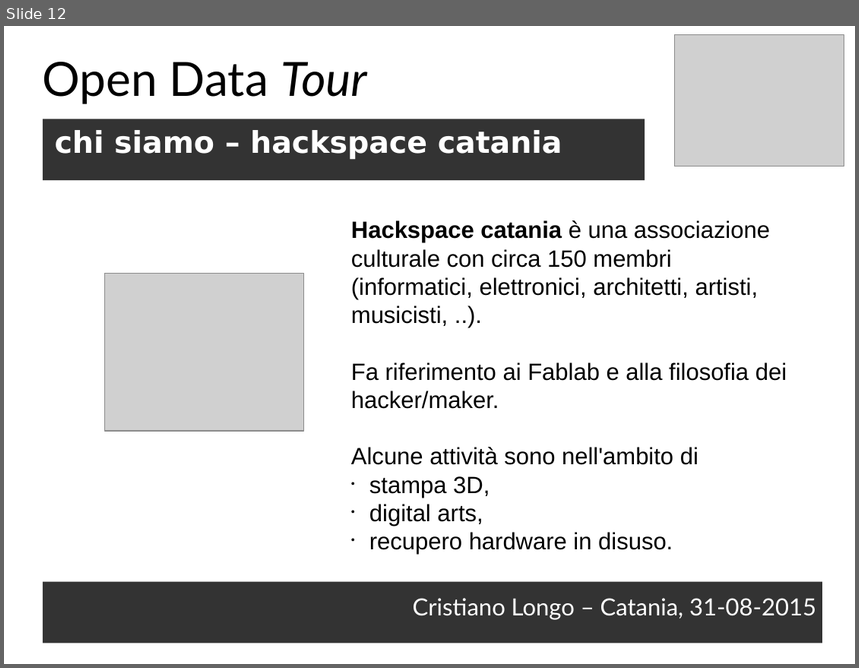
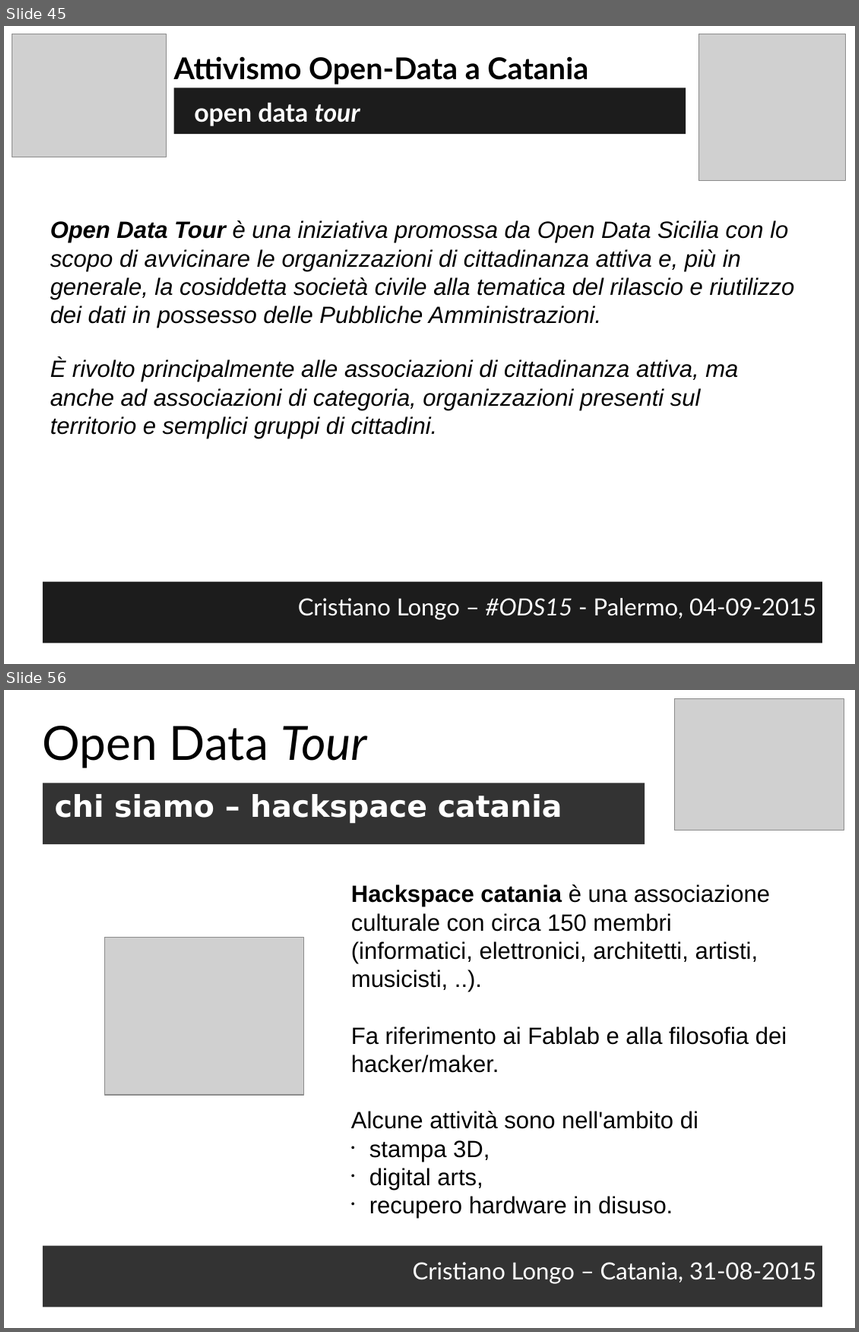
Before and after one commit to opendatahacklab/opendatahacklab.github.io, a slide deck: events/odt_ods15.odp. Shown one above the other, each under a label of ours: slide 12 before the commit, slides 45 and 56 after it; the slides between them are not shown. The pictures are 859x668 and 859x1332 pixels, drawn with LibreOffice and Linux fonts; fonts in the diff are those of the drawing; grey boxes stand for pictures. Boxes give left, top, right and bottom in pixels: in the first picture for what was removed or moved away, otherwise in the second. Text is boxed around its words. In the diff, an @@ line names an element or a change of style, - is before the commit and + after.

```diff
--- a/events/odt_ods15.odp
+++ b/events/odt_ods15.odp
@@ slide 45 added at <box>4,26,855,664</box>, background #FFFFFF @@
@@ picture added at <box>12,34,166,157</box> @@
@@ picture added at <box>699,34,846,180</box> @@
@@ text added at <box>174,56,588,85</box>, 28 pt, text #000000, bold @@
+Attivismo Open-Data a Catania
@@ text added at <box>174,88,686,134</box>, fill #1C1C1C, 24 pt, text #FFFFFF, bold @@
+open data tour
@@ text added at <box>50,221,795,328</box>, 22 pt, text #000000, italic @@
+Open Data Tour è una iniziativa promossa da Open Data Sicilia con lo scopo di avvicinare le organizzazioni di cittadinanza attiva e, più in generale, la cosiddetta società civile alla tematica del rilascio e riutilizzo dei dati in possesso delle Pubbliche Amministrazioni.
@@ text added at <box>50,359,738,439</box>, 22 pt, text #000000, italic @@
+È rivolto principalmente alle associazioni di cittadinanza attiva, ma anche ad associazioni di categoria, organizzazioni presenti sul territorio e semplici gruppi di cittadini.
@@ text added at <box>43,582,823,643</box>, fill #1C1C1C, 22 pt, text #FFFFFF @@
+Cristiano Longo – #ODS15 - Palermo, 04-09-2015
@@ what was slide 12 is now slide 56 @@
```
Also in this commit, not shown: 3 slides changed, 44 other slides added, 73 slides removed.
